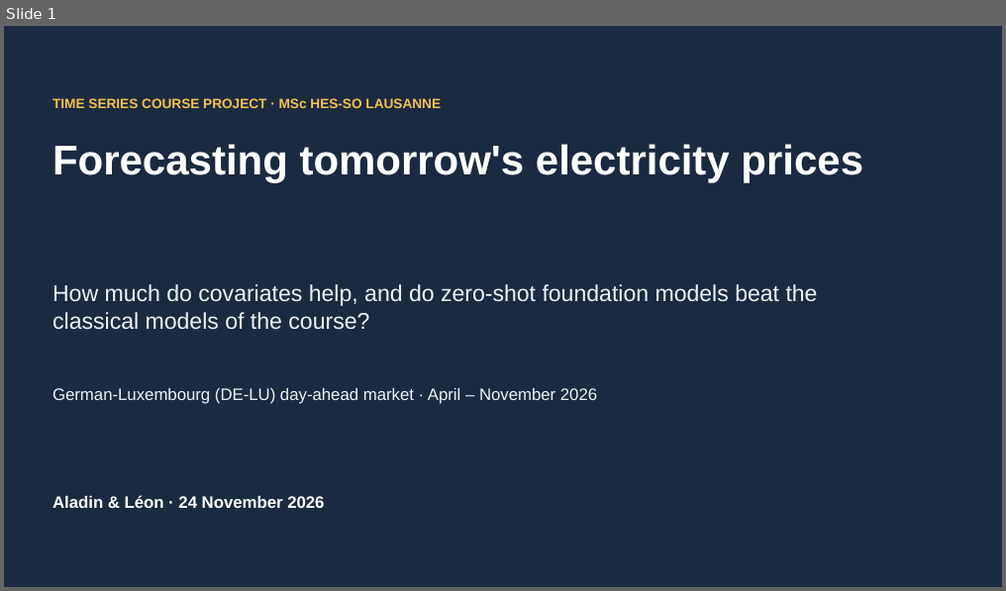
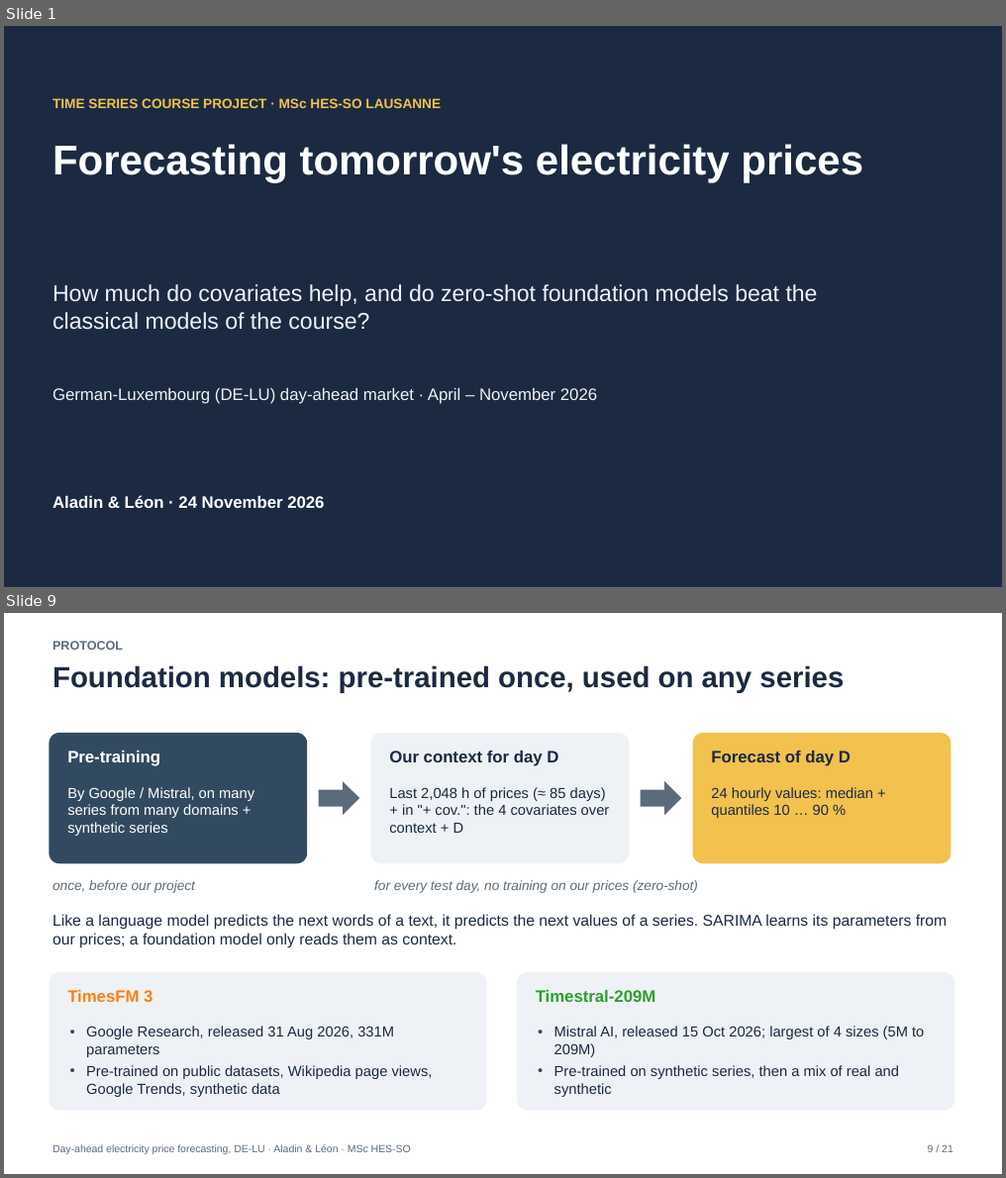
Before and after one commit to aladinsn/electricity-price-forecasting, a slide deck: slides/presentation.pptx. Shown one above the other, each under a label of ours: slide 1 before the commit, slides 1 and 9 after it; the slides between them are not shown. The pictures are 1006x591 and 1006x1178 pixels, drawn with LibreOffice and Linux fonts; fonts in the diff are those of the drawing. Boxes give left, top, right and bottom in pixels: in the first picture for what was removed or moved away, otherwise in the second. Text is boxed around its words. In the diff, an @@ line names an element or a change of style, - is before the commit and + after.

```diff
--- a/slides/presentation.pptx
+++ b/slides/presentation.pptx
@@ slide 9 added at (4,613,1002,1174), background #FFFFFF @@
@@ text added at (53,641,123,650), 12 pt, text #5C6B7A, bold @@
+PROTOCOL
@@ text added at (53,665,844,693), 28 pt, text #1B2A41, bold @@
+Foundation models: pre-trained once, used on any series
@@ rounded rectangle added at (49,733,307,863), fill #324A5F @@
@@ text added at (67,751,160,766), 16 pt, text #FFFFFF, bold @@
+Pre-training
@@ rounded rectangle added at (371,733,629,863), fill #EEF2F6 @@
@@ text added at (389,751,558,766), 16 pt, text #1B2A41, bold @@
+Our context for day D
@@ rounded rectangle added at (693,733,951,863), fill #F2C14E @@
@@ text added at (711,751,850,766), 16 pt, text #1B2A41, bold @@
+Forecast of day D
@@ text added at (67,787,254,836), 14 pt, text #FFFFFF @@
+By Google / Mistral, on many series from many domains + synthetic series
@@ right arrow added at (319,781,359,815), fill #5C6B7A @@
@@ text added at (389,787,610,833), 14 pt, text #1B2A41 @@
+Last 2,048 h of prices (≈ 85 days) + in "+ cov.": the 4 covariates over context + D
@@ right arrow added at (641,781,681,815), fill #5C6B7A @@
@@ text added at (711,787,873,818), 14 pt, text #1B2A41 @@
+24 hourly values: median + quantiles 10 … 90 %
@@ text added at (53,880,195,893), 13 pt, text #5C6B7A, italic @@
+once, before our project
@@ text added at (374,880,698,893), 13 pt, text #5C6B7A, italic @@
+for every test day, no training on our prices (zero-shot)
@@ text added at (53,914,946,949), 15 pt, text #1B2A41 @@
+Like a language model predicts the next words of a text, it predicts the next values of a series. SARIMA learns its parameters from our prices; a foundation model only reads them as context.
@@ rounded rectangle added at (49,972,487,1111), fill #EEF2F6 @@
@@ text added at (67,990,152,1002), 16 pt, text #FF7F0E, bold @@
+TimesFM 3
@@ rounded rectangle added at (517,972,954,1111), fill #EEF2F6 @@
@@ text added at (536,990,656,1002), 16 pt, text #2CA02C, bold @@
+Timestral-209M
@@ text added at (86,1026,433,1097), 14 pt, text #1B2A41 @@
+• Google Research, released 31 Aug 2026, 331M parameters
+• Pre-trained on public datasets, Wikipedia page views, Google Trends, synthetic data
@@ text added at (554,1026,924,1097), 14 pt, text #1B2A41 @@
+• Mistral AI, released 15 Oct 2026; largest of 4 sizes (5M to 209M)
+• Pre-trained on synthetic series, then a mix of real and synthetic
@@ text added at (53,1145,411,1155), 10 pt, text #5C6B7A @@
+Day-ahead electricity price forecasting, DE-LU · Aladin & Léon · MSc HES-SO
@@ text added at (928,1145,953,1153), 10 pt, text #5C6B7A @@
+9 / 21
```
Also in this commit, not shown: 18 slides changed, 2 other files.
